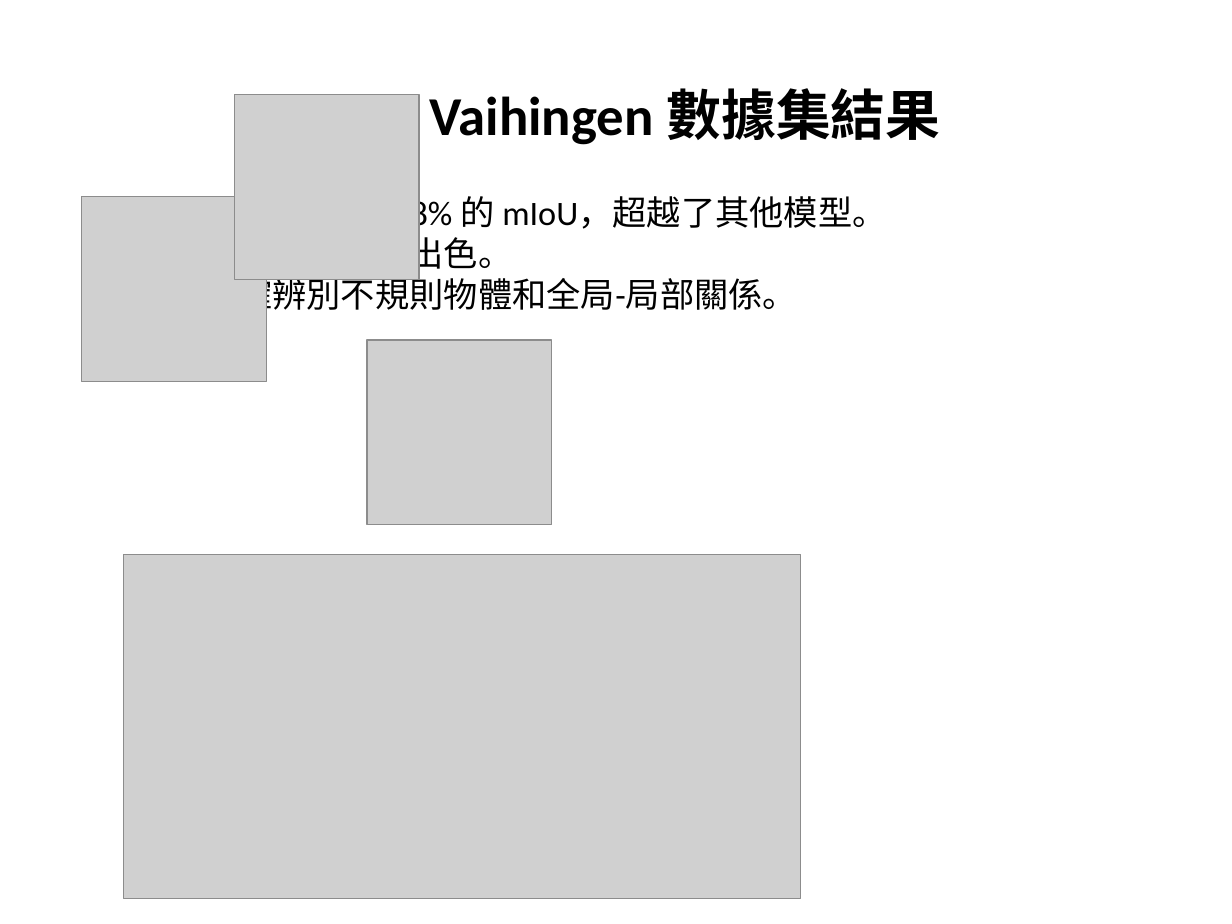
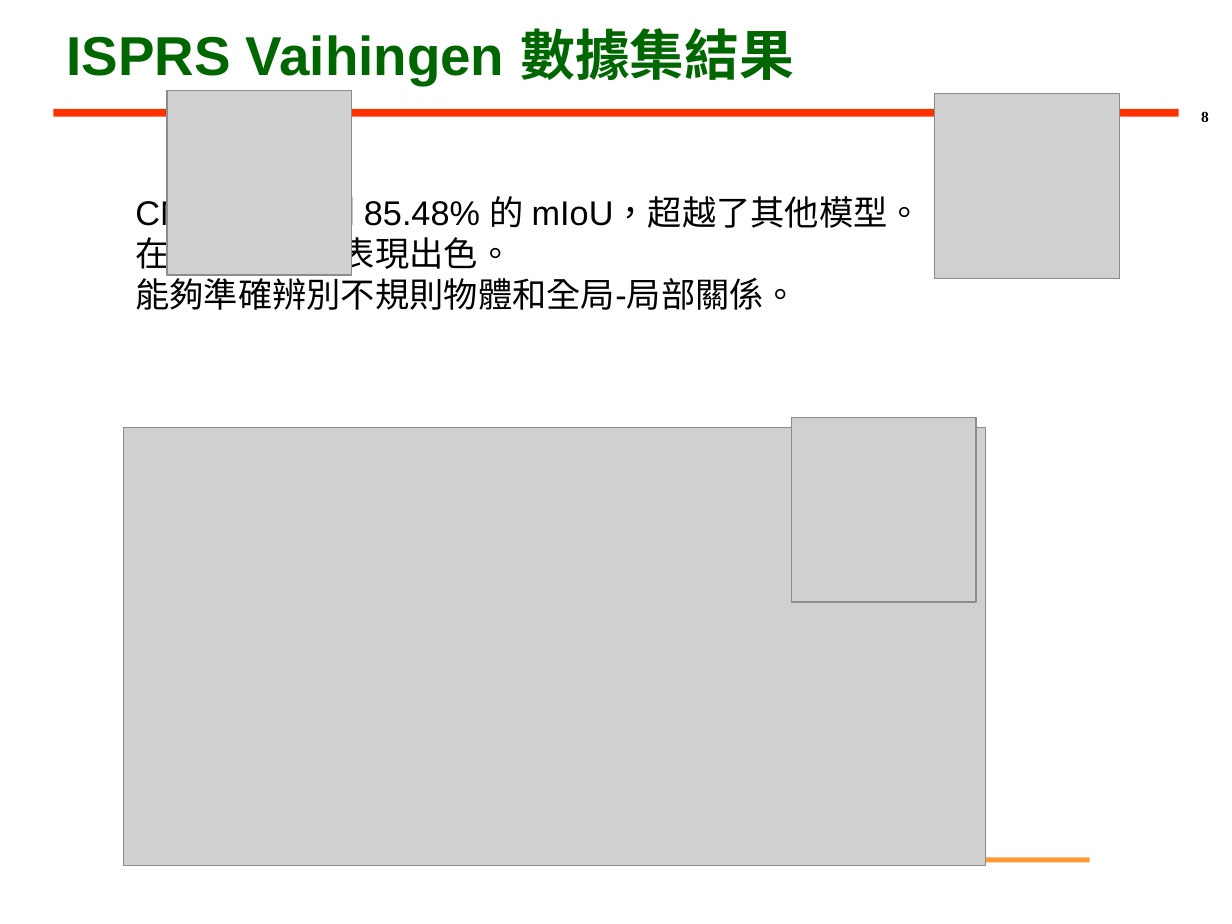
Before and after one commit to PonNowJin/PDFtoPPT, a slide deck: slide 8 of output_pptx/test_watermark.pptx. Drawn at 1232x924 pixels with LibreOffice and Linux fonts; fonts in the diff are those of the drawing; grey boxes stand for pictures; background and template pictures are left out. Boxes give left, top, right and bottom in pixels: in the first picture for what was removed or moved away, otherwise in the second. Text is boxed around its words. In the diff, an @@ line names an element or a change of style, - is before the commit and + after.

```diff
--- a/output_pptx/test_watermark.pptx
+++ b/output_pptx/test_watermark.pptx
@@ title "ISPRS Vaihingen 數據集結果": place and size @@
-title "ISPRS Vaihingen 數據集結果" at (291, 88, 941, 145)
+title "ISPRS Vaihingen 數據集結果" at (66, 28, 794, 85)
@@ title "ISPRS Vaihingen 數據集結果" at (66, 28, 794, 85): font Calibri to Arial, text colour #000000 to #006600; alignment centre to left @@
@@ line added from (53, 112) to (1179, 112), #FF3300 4.5 pt @@
@@ picture: place and size @@
-picture at (234, 95, 419, 280)
+picture at (168, 90, 352, 275)
@@ picture: place and size @@
-picture at (81, 197, 266, 382)
+picture at (935, 94, 1120, 278)
@@ page number added at (1201, 112, 1209, 122), 9 pt, text #000000, bold @@
+8
@@ text "CM-UNet 達到 85.48% 的 mIoU，超越了其他模型。" at (135, 190, 922, 310): font Calibri to Arial @@
@@ picture: place and size @@
-picture at (367, 340, 552, 525)
+picture at (791, 418, 976, 602)
@@ picture: place and size @@
-picture at (123, 554, 801, 898)
+picture at (123, 428, 986, 865)
@@ line added from (140, 860) to (1090, 860), #FF9933 3 pt @@
```
Also in this commit, not shown: 8 other slides changed, 3 other files.
